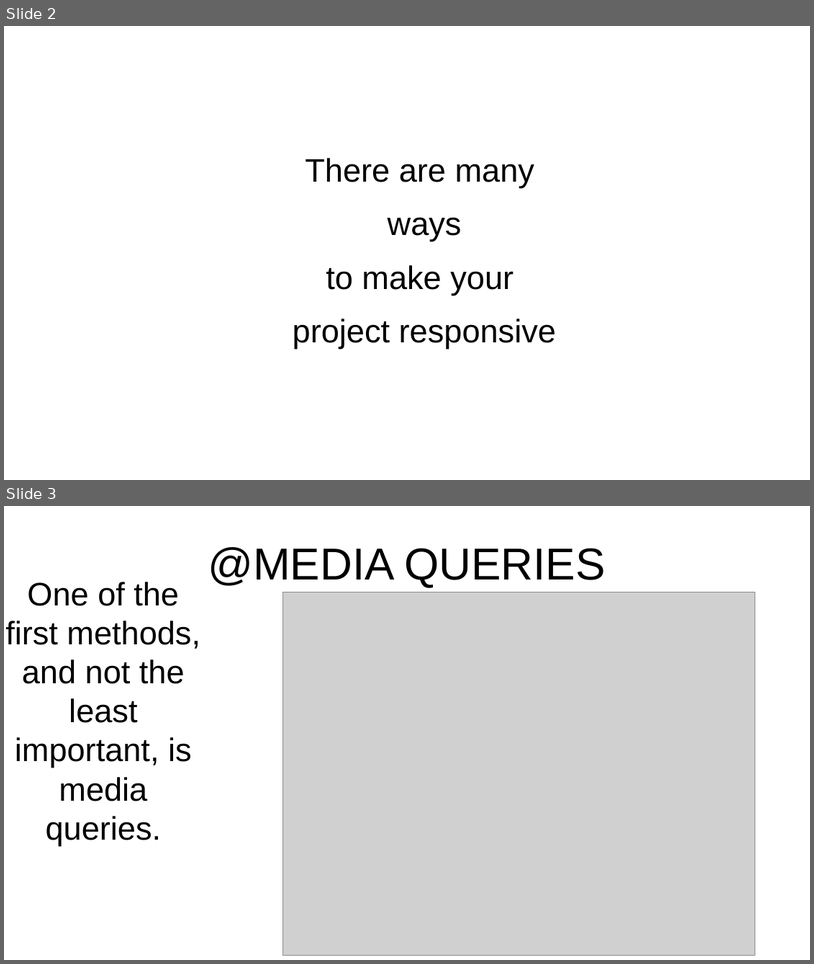
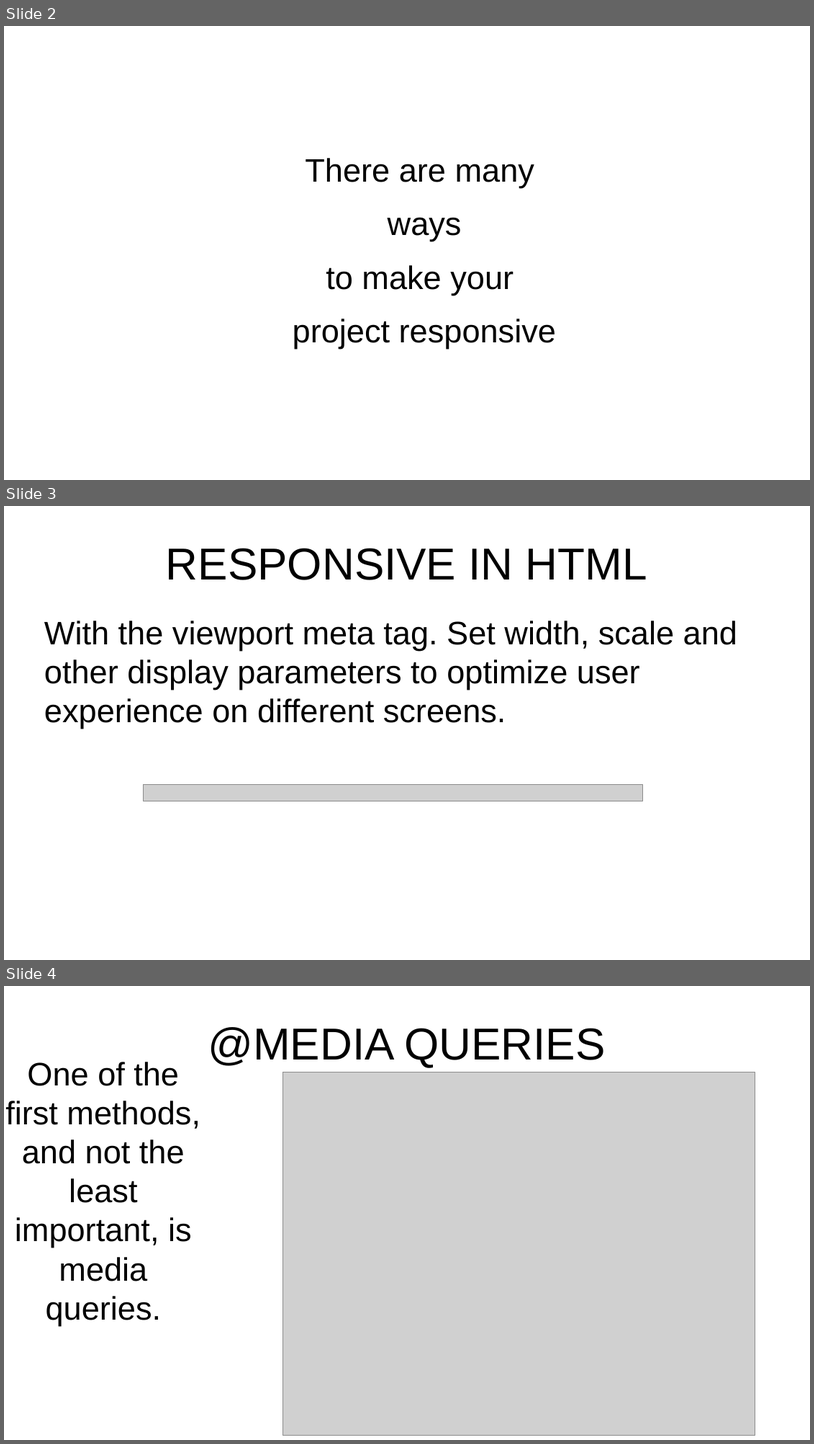
Before and after one commit to v-alex-dev/veille-design-responsive, a slide deck: veille-responsive.odp. Shown one above the other, each under a label of ours: slides 2 and 3 before the commit, slides 2, 3 and 4 after it. The pictures are 814x964 and 814x1444 pixels, drawn with LibreOffice and Linux fonts; fonts in the diff are those of the drawing; grey boxes stand for pictures; background and template pictures are left out. Boxes give left, top, right and bottom in pixels: in the first picture for what was removed or moved away, otherwise in the second. Text is boxed around its words. In the diff, an @@ line names an element or a change of style, - is before the commit and + after.

Commit message:
add slide

```diff
--- a/veille-responsive.odp
+++ b/veille-responsive.odp
@@ slide 3 added at (4, 506, 810, 960), background picture (left out) @@
@@ title added at (166, 548, 648, 580), 44 pt, text #000000 @@
+RESPONSIVE IN HTML
@@ text added at (44, 620, 738, 728), 32 pt, text #000000 @@
+With the viewport meta tag. Set width, scale and other display parameters to optimize user experience on different screens.
@@ picture added at (143, 784, 643, 801) @@
@@ what was slide 3 is now slide 4 @@
```
Also in this commit, not shown: 1 other slide added.
